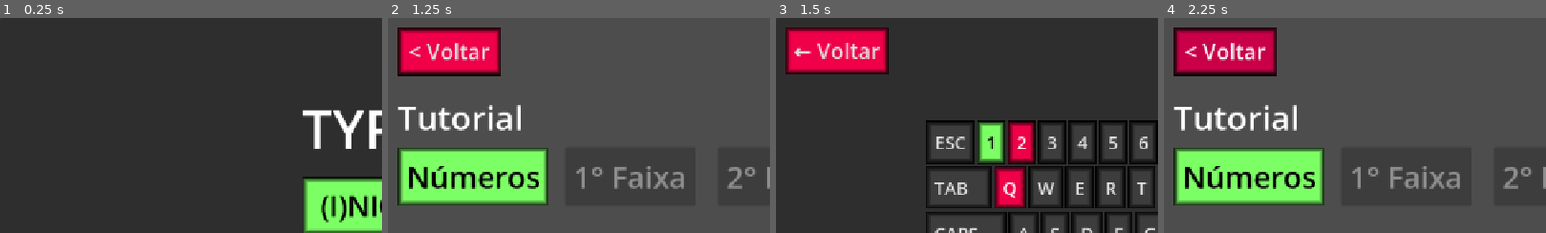
Above: before the commit, frames 1-4 (left to right).
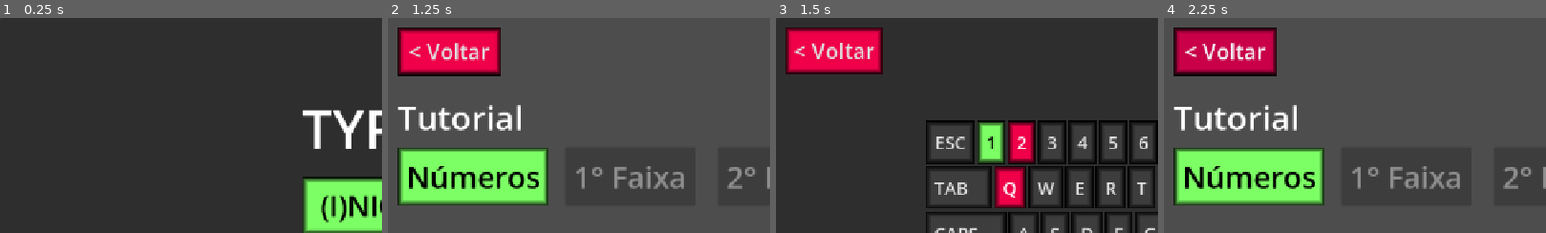
Above: after the commit, the same moments.

Repository: rafameou/typer
Game: Godot game, scene res://scenes/menu_iniciar.tscn
The game is run twice, just before and just after one commit, with the same random seed, the same clock (stepped at 60 frames per second) and the same inputs.
Inputs:
- Up to frame 1 (0.25 s): no input
- Up to frame 2 (1.25 s): click "(I)NICIAR" at 0.5 s
- Up to frame 3 (1.5 s): click "Números" at 1.25 s
- Up to frame 4 (2.25 s): click "← Voltar" (after the commit: "< Voltar") at 2 s
The pictures show only the part of the screen within x 0-50%, y 0-50%; the shares and areas given below are measured in that part.

Frames 1-2 are identical in both runs. In frame 3, 1.5% of the frame differs, in the area x 4-30%, y 4-27%; in frame 4, nothing differs.

Commit message:
forgot <

Diff:
--- a/scenes/tutorial.tscn
+++ b/scenes/tutorial.tscn
@@ -98,7 +98,7 @@
 theme_override_styles/normal = ExtResource("2_rwowx")
 theme_override_styles/pressed = ExtResource("3_hu44a")
 theme_override_styles/hover = ExtResource("4_0cr88")
-text = "← Voltar"
+text = "< Voltar"
 
 [node name="Teclado" type="HBoxContainer" parent="PanelContainer/MarginContainer" unique_id=1563507897]
 layout_mode = 2
Not shown, changed: export_presets.cfg
